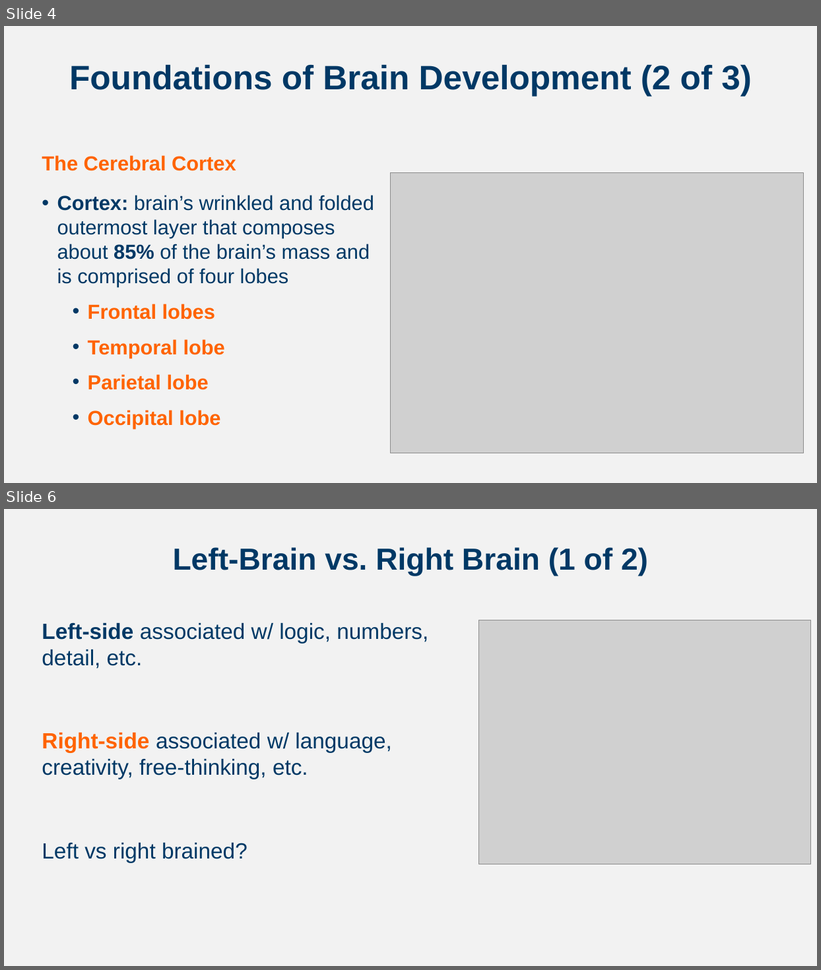
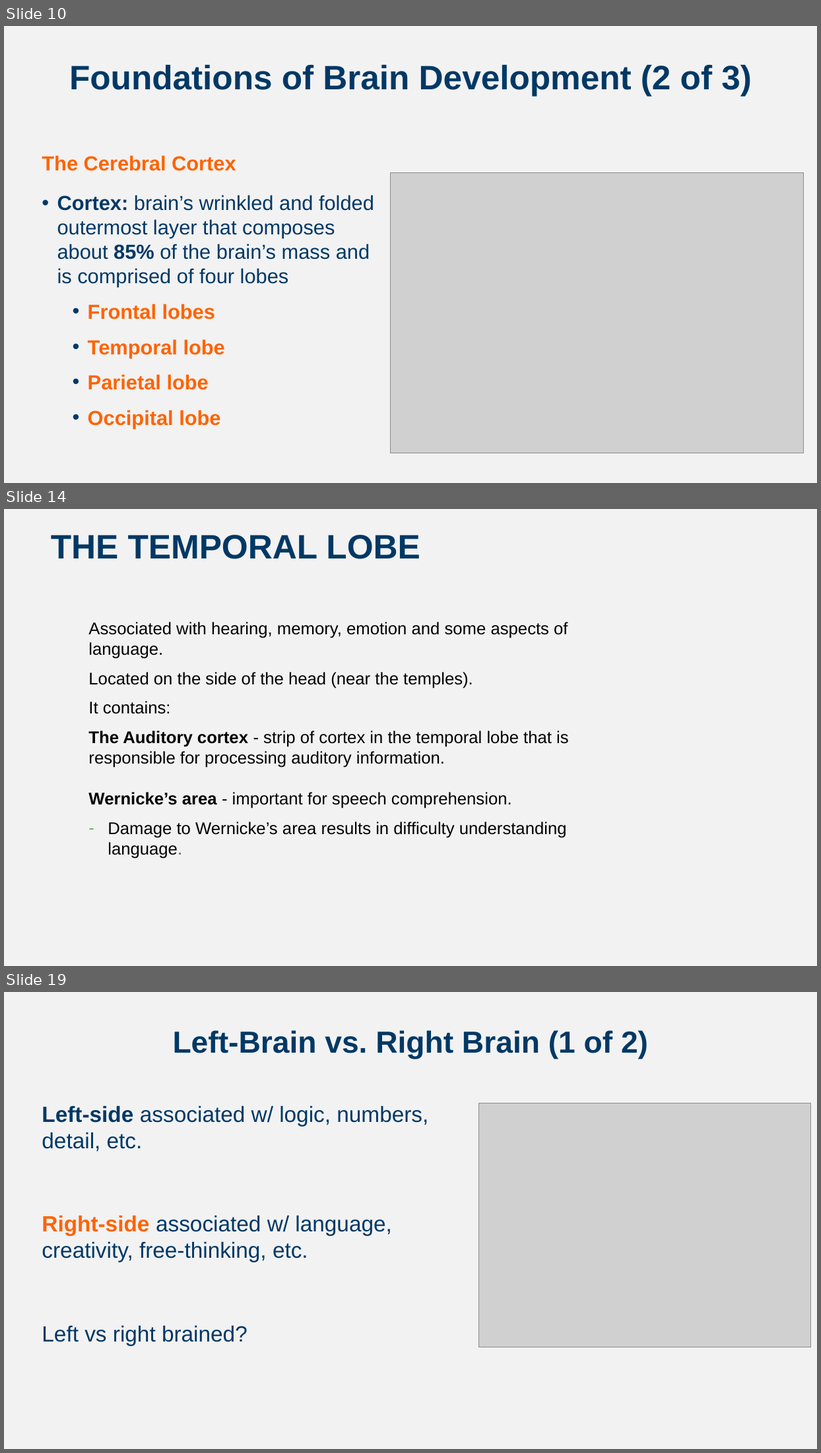
Before and after one commit to npm27/Teaching-Materials, a slide deck: Developmental Fall 24/Slides/Chapter 4.pptx. Shown one above the other, each under a label of ours: slides 4 and 6 before the commit, slides 10, 14 and 19 after it; the slides between them are not shown. The pictures are 821x970 and 821x1453 pixels, drawn with LibreOffice and Linux fonts; fonts in the diff are those of the drawing; grey boxes stand for pictures. Boxes give left, top, right and bottom in pixels: in the first picture for what was removed or moved away, otherwise in the second. Text is boxed around its words. In the diff, an @@ line names an element or a change of style, - is before the commit and + after.

```diff
--- a/Developmental Fall 24/Slides/Chapter 4.pptx
+++ b/Developmental Fall 24/Slides/Chapter 4.pptx
@@ slide 14 added at box(4, 509, 817, 966), background #F2F2F2 @@
@@ title added at box(51, 535, 420, 559), 40 pt, text #003865, bold @@
+THE TEMPORAL LOBE
@@ text added at box(88, 622, 569, 768), 20 pt, text #000000 @@
+Associated with hearing, memory, emotion and some aspects of language.
+Located on the side of the head (near the temples).
+It contains:
+The Auditory cortex - strip of cortex in the temporal lobe that is responsible for processing auditory information.
@@ text added at box(88, 792, 567, 859), 20 pt, text #000000 @@
+Wernicke’s area - important for speech comprehension.
+– Damage to Wernicke’s area results in difficulty understanding language.
@@ what was slide 4 is now slide 10 @@
@@ what was slide 6 is now slide 19 @@
```
Also in this commit, not shown: 6 slides changed, 15 other slides added, 1 other file.
